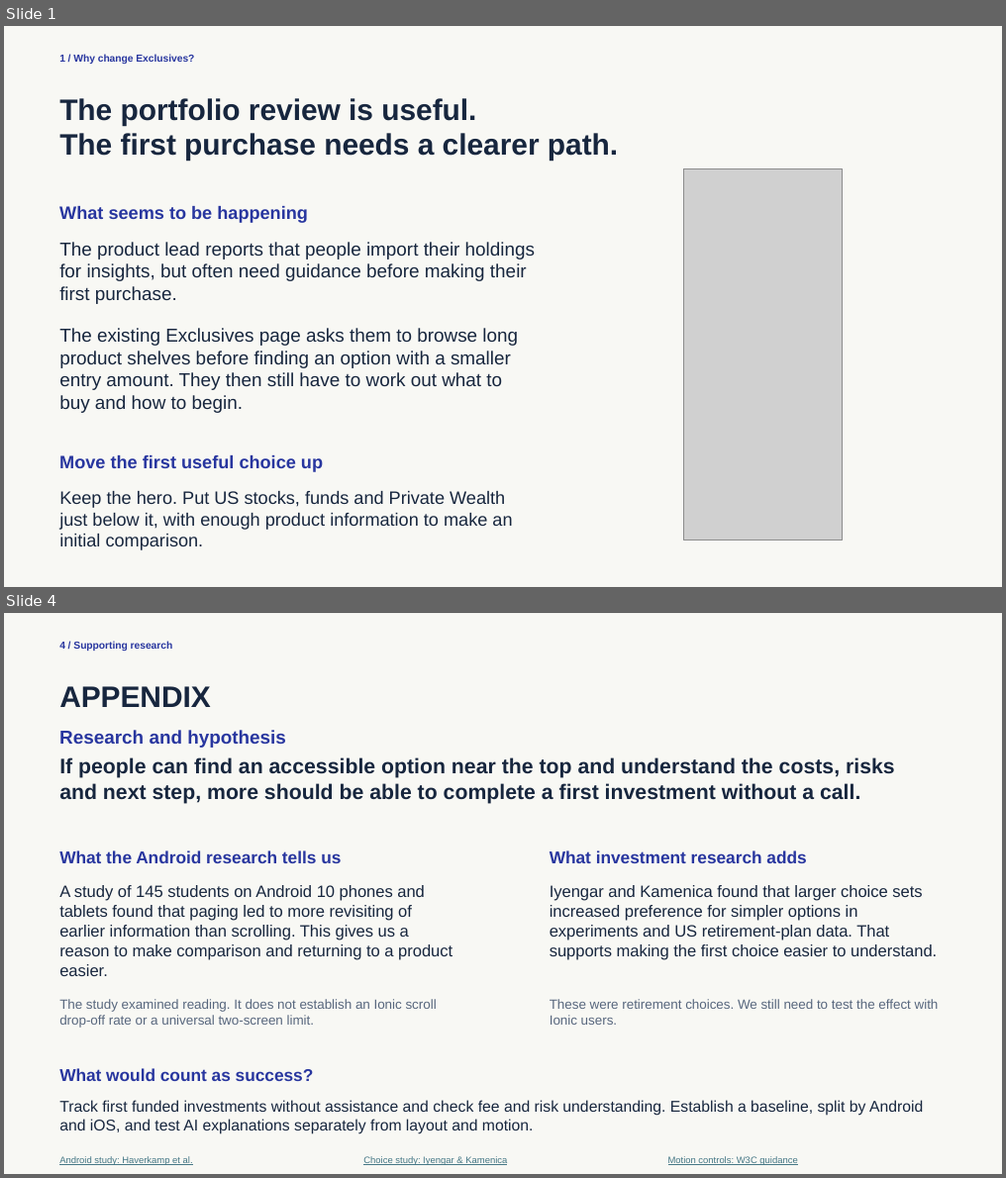
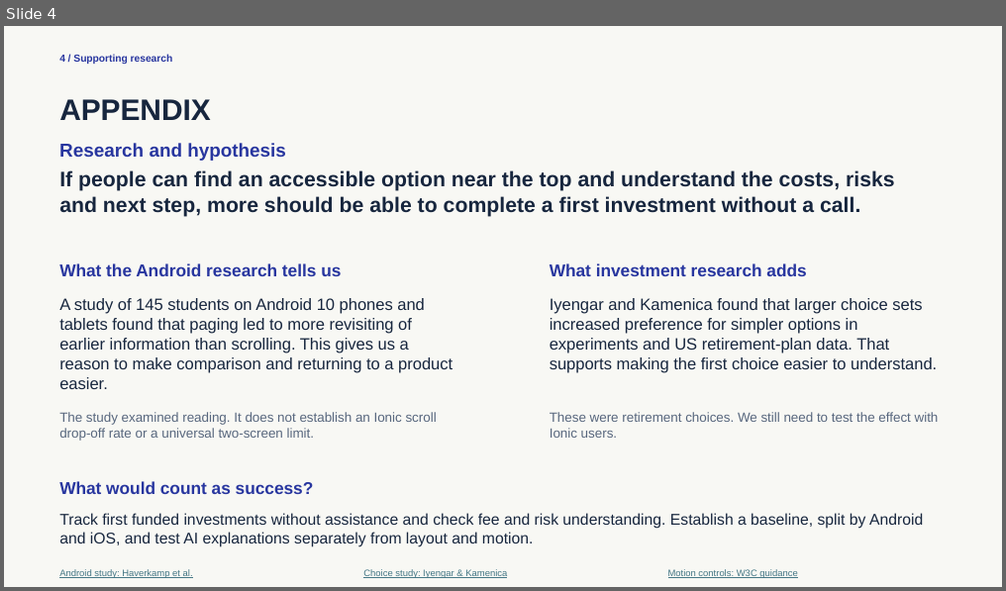
Before and after one commit to sd7souvik007-svg/ionic_Ui, a slide deck: deliverables/Ionic-Exclusives-Final.pptx. Shown one above the other, each under a label of ours: slides 1 and 4 before the commit, slide 4 after it; the slides between them are not shown. The pictures are 1006x1178 and 1006x591 pixels, drawn with LibreOffice and Linux fonts; fonts in the diff are those of the drawing; grey boxes stand for pictures. Boxes give left, top, right and bottom in pixels: in the first picture for what was removed or moved away, otherwise in the second. Text is boxed around its words. In the diff, an @@ line names an element or a change of style, - is before the commit and + after.

Commit message:
Sharpen product narrative with original shelf evidence and decision support

```diff
--- a/deliverables/Ionic-Exclusives-Final.pptx
+++ b/deliverables/Ionic-Exclusives-Final.pptx
@@ slide 1 removed at (4, 26, 1002, 587), background #F8F8F4 @@
@@ text removed at (59, 54, 194, 64) @@
-1 / Why change Exclusives?
@@ text removed at (59, 98, 618, 161) @@
-The portfolio review is useful.
-The first purchase needs a clearer path.
@@ picture removed at (684, 169, 842, 541) @@
@@ text removed at (59, 206, 308, 223) @@
-What seems to be happening
@@ text removed at (59, 242, 535, 304) @@
-The product lead reports that people import their holdings for insights, but often need guidance before making their first purchase.
@@ text removed at (59, 328, 518, 413) @@
-The existing Exclusives page asks them to browse long product shelves before finding an option with a smaller entry amount. They then still have to work out what to buy and how to begin.
@@ text removed at (59, 456, 323, 472) @@
-Move the first useful choice up
@@ text removed at (59, 491, 512, 551) @@
-Keep the hero. Put US stocks, funds and Private Wealth just below it, with enough product information to make an initial comparison.
```
Also in this commit, not shown: 2 slides changed, 1 slide added, 2 other files.
